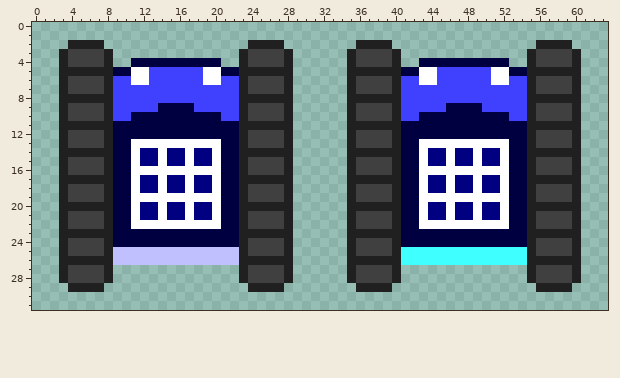
A pixel-art sprite gets an edit: Art/spr_rover_strip2.png. Above: the version before the commit.
The file is 64x32 pixels.
After:
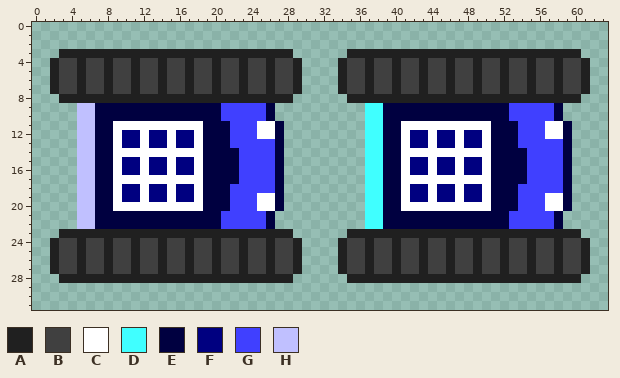
Palette (. is transparent): A #202020  B #404040  C #ffffff  D #40ffff  E #000040  F #000080  G #4040ff  H #c0c0ff
Commit: Added Rover Movement + Rocks
What changed:
@@ x 0..63 @@
  1 ................................................................
- 2 ....AAAA................AAAA........AAAA................AAAA....
- 3 ...ABBBBA..............ABBBBA......ABBBBA..............ABBBBA...
- 4 ...ABBBBA..EEEEEEEEEE..ABBBBA......ABBBBA..EEEEEEEEEE..ABBBBA...
- 5 ...AAAAAAEECCGGGGGGCCEEAAAAAA......AAAAAAEECCGGGGGGCCEEAAAAAA...
- 6 ...ABBBBAGGCCGGGGGGCCGGABBBBA......ABBBBAGGCCGGGGGGCCGGABBBBA...
- 7 ...ABBBBAGGGGGGGGGGGGGGABBBBA......ABBBBAGGGGGGGGGGGGGGABBBBA...
- 8 ...AAAAAAGGGGGGGGGGGGGGAAAAAA......AAAAAAGGGGGGGGGGGGGGAAAAAA...
- 9 ...ABBBBAGGGGGEEEEGGGGGABBBBA......ABBBBAGGGGGEEEEGGGGGABBBBA...
-10 ...ABBBBAGGEEEEEEEEEEGGABBBBA......ABBBBAGGEEEEEEEEEEGGABBBBA...
-11 ...AAAAAAEEEEEEEEEEEEEEAAAAAA......AAAAAAEEEEEEEEEEEEEEAAAAAA...
-12 ...ABBBBAEEEEEEEEEEEEEEABBBBA......ABBBBAEEEEEEEEEEEEEEABBBBA...
-13 ...ABBBBAEECCCCCCCCCCEEABBBBA......ABBBBAEECCCCCCCCCCEEABBBBA...
-14 ...AAAAAAEECFFCFFCFFCEEAAAAAA......AAAAAAEECFFCFFCFFCEEAAAAAA...
-15 ...ABBBBAEECFFCFFCFFCEEABBBBA......ABBBBAEECFFCFFCFFCEEABBBBA...
-16 ...ABBBBAEECCCCCCCCCCEEABBBBA......ABBBBAEECCCCCCCCCCEEABBBBA...
-17 ...AAAAAAEECFFCFFCFFCEEAAAAAA......AAAAAAEECFFCFFCFFCEEAAAAAA...
-18 ...ABBBBAEECFFCFFCFFCEEABBBBA......ABBBBAEECFFCFFCFFCEEABBBBA...
-19 ...ABBBBAEECCCCCCCCCCEEABBBBA......ABBBBAEECCCCCCCCCCEEABBBBA...
-20 ...AAAAAAEECFFCFFCFFCEEAAAAAA......AAAAAAEECFFCFFCFFCEEAAAAAA...
-21 ...ABBBBAEECFFCFFCFFCEEABBBBA......ABBBBAEECFFCFFCFFCEEABBBBA...
-22 ...ABBBBAEECCCCCCCCCCEEABBBBA......ABBBBAEECCCCCCCCCCEEABBBBA...
-23 ...AAAAAAEEEEEEEEEEEEEEAAAAAA......AAAAAAEEEEEEEEEEEEEEAAAAAA...
-24 ...ABBBBAEEEEEEEEEEEEEEABBBBA......ABBBBAEEEEEEEEEEEEEEABBBBA...
-25 ...ABBBBAHHHHHHHHHHHHHHABBBBA......ABBBBADDDDDDDDDDDDDDABBBBA...
-26 ...AAAAAAHHHHHHHHHHHHHHAAAAAA......AAAAAADDDDDDDDDDDDDDAAAAAA...
-27 ...ABBBBA..............ABBBBA......ABBBBA..............ABBBBA...
-28 ...ABBBBA..............ABBBBA......ABBBBA..............ABBBBA...
-29 ....AAAA................AAAA........AAAA................AAAA....
+ 2 ................................................................
+ 3 ...AAAAAAAAAAAAAAAAAAAAAAAAAA......AAAAAAAAAAAAAAAAAAAAAAAAAA...
+ 4 ..ABBABBABBABBABBABBABBABBABBA....ABBABBABBABBABBABBABBABBABBA..
+ 5 ..ABBABBABBABBABBABBABBABBABBA....ABBABBABBABBABBABBABBABBABBA..
+ 6 ..ABBABBABBABBABBABBABBABBABBA....ABBABBABBABBABBABBABBABBABBA..
+ 7 ..ABBABBABBABBABBABBABBABBABBA....ABBABBABBABBABBABBABBABBABBA..
+ 8 ...AAAAAAAAAAAAAAAAAAAAAAAAAA......AAAAAAAAAAAAAAAAAAAAAAAAAA...
+ 9 .....HHEEEEEEEEEEEEEEGGGGGE..........DDEEEEEEEEEEEEEEGGGGGE.....
+10 .....HHEEEEEEEEEEEEEEGGGGGE..........DDEEEEEEEEEEEEEEGGGGGE.....
+11 .....HHEECCCCCCCCCCEEEGGGCCE.........DDEECCCCCCCCCCEEEGGGCCE....
+12 .....HHEECFFCFFCFFCEEEGGGCCE.........DDEECFFCFFCFFCEEEGGGCCE....
+13 .....HHEECFFCFFCFFCEEEGGGGGE.........DDEECFFCFFCFFCEEEGGGGGE....
+14 .....HHEECCCCCCCCCCEEEEGGGGE.........DDEECCCCCCCCCCEEEEGGGGE....
+15 .....HHEECFFCFFCFFCEEEEGGGGE.........DDEECFFCFFCFFCEEEEGGGGE....
+16 .....HHEECFFCFFCFFCEEEEGGGGE.........DDEECFFCFFCFFCEEEEGGGGE....
+17 .....HHEECCCCCCCCCCEEEEGGGGE.........DDEECCCCCCCCCCEEEEGGGGE....
+18 .....HHEECFFCFFCFFCEEEGGGGGE.........DDEECFFCFFCFFCEEEGGGGGE....
+19 .....HHEECFFCFFCFFCEEEGGGCCE.........DDEECFFCFFCFFCEEEGGGCCE....
+20 .....HHEECCCCCCCCCCEEEGGGCCE.........DDEECCCCCCCCCCEEEGGGCCE....
+21 .....HHEEEEEEEEEEEEEEGGGGGE..........DDEEEEEEEEEEEEEEGGGGGE.....
+22 .....HHEEEEEEEEEEEEEEGGGGGE..........DDEEEEEEEEEEEEEEGGGGGE.....
+23 ...AAAAAAAAAAAAAAAAAAAAAAAAAA......AAAAAAAAAAAAAAAAAAAAAAAAAA...
+24 ..ABBABBABBABBABBABBABBABBABBA....ABBABBABBABBABBABBABBABBABBA..
+25 ..ABBABBABBABBABBABBABBABBABBA....ABBABBABBABBABBABBABBABBABBA..
+26 ..ABBABBABBABBABBABBABBABBABBA....ABBABBABBABBABBABBABBABBABBA..
+27 ..ABBABBABBABBABBABBABBABBABBA....ABBABBABBABBABBABBABBABBABBA..
+28 ...AAAAAAAAAAAAAAAAAAAAAAAAAA......AAAAAAAAAAAAAAAAAAAAAAAAAA...
+29 ................................................................
 30 ................................................................
